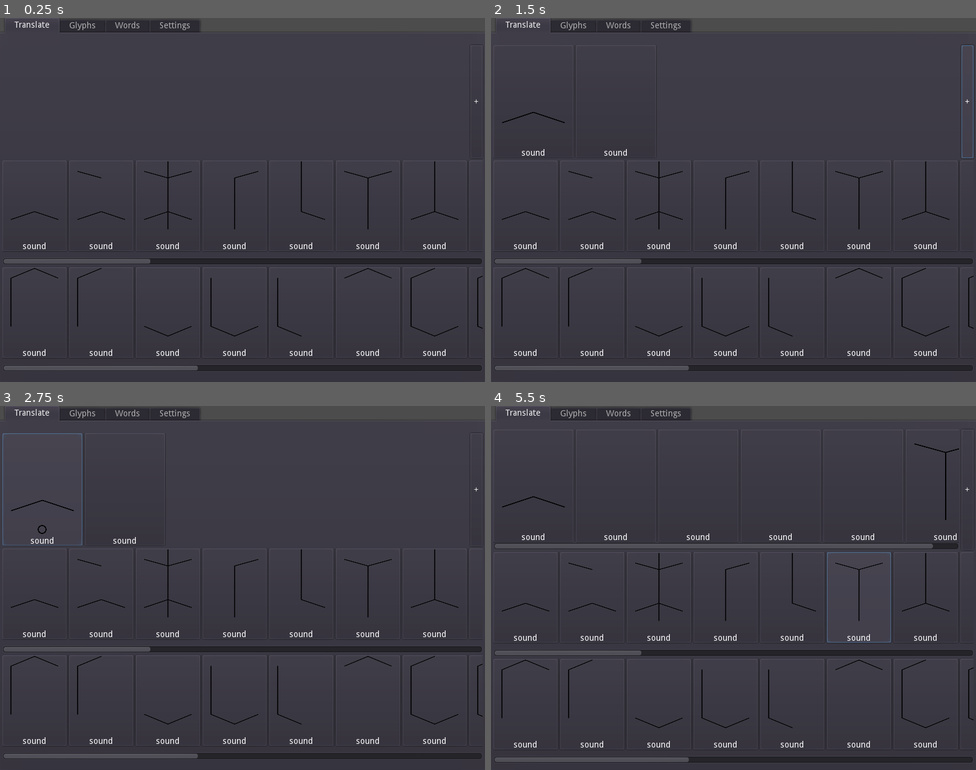
Above: before the commit, frames 1-4 (two rows, left to right).
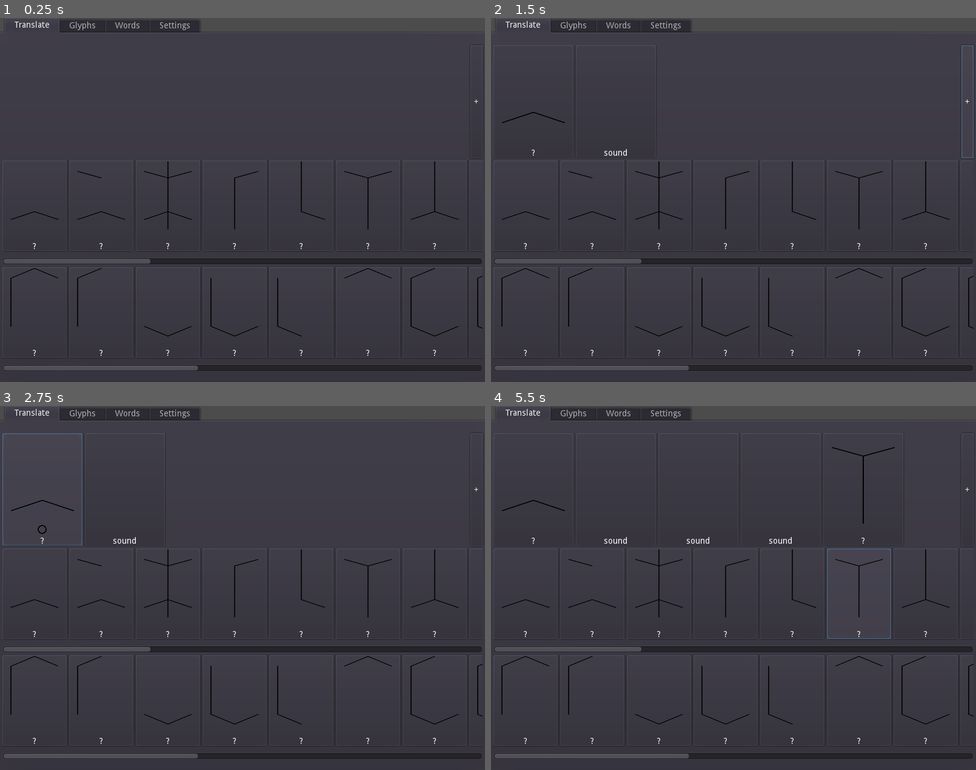
Above: after the commit, the same moments.

Repository: avn-0216-m/sphennec
Game: Godot game, scene res://DragTest.tscn
Same seed, same stepped clock (60 frames per second), same inputs: the game is played once before the commit and once after it.
Inputs (mouse positions are in pixels of both pictures, inside the frame that each line leads up to):
- Up to frame 1 (0.25 s): no input
- Up to frame 2 (1.5 s): click (524, 207) at 0.52 s; click "+" at 1.25 s
- Up to frame 3 (2.75 s): click (43, 489) at 2.02 s
- Up to frame 4 (5.5 s): click "+" at 2.75 s; click (534, 489) at 3.52 s; click "+" at 4.25 s; tap Enter (ui_accept) at 5 s; move the mouse to (840, 569) at 5.02 s; hold Enter (ui_accept) from 5.03 s (still down); click (840, 569) at 5.17 s

The runs differ from the first frame. In frame 1, 0.5% of the frame differs, in the area x 4-92%, y 61-93%; in frame 2, 0.6%; in frame 3, 0.6%; in frame 4, 4.9%, in the area x 0-100%, y 7-98%.

Commit message:
translation qol shtuff

Diff:
--- a/DATA.gd
+++ b/DATA.gd
@@ -47,6 +47,10 @@
 	Glyph.new(preload("res://glyphs/Outer 18.png"), Glyph.Type.OUTER)
 ]
 
+var words: Array = [
+
+]
+
 func _ready():
 	load_from_file()
 
@@ -60,26 +64,9 @@
 # check if whole byte is the same as the inner OR the outer
 # if it is, then the glyph is only representing one phenome and the flip value can be ignored
 
-func unflip(byte):
-	return "0" + byte.substr(1)
-
-func check_byte_length(byte):
-	return len(byte) == 13
-
-func get_inner_byte(byte):
-	if not check_byte_length(byte): return
-	return "0" + "00000" + byte.substr(6)
-
-func get_outer_byte(byte):
-	if not check_byte_length(byte): return
-	return "0" + byte.substr(1,5) + "0000000"
-
-func get_flip_byte(byte):
-	if not check_byte_length(byte): return
-	return byte.substr(0,1) + "000000000000"
-
-func is_flipped(byte):
-	return byte.substr(0,1) == "1"
+func update_all():
+	for glyphCard in get_tree().get_nodes_in_group("Update"):
+		glyphCard.update()
 
 func set_translation(key, value):
 	return
--- a/DragTest.tscn
+++ b/DragTest.tscn
@@ -1,7 +1,8 @@
-[gd_scene load_steps=4 format=2]
+[gd_scene load_steps=5 format=2]
 
 [ext_resource path="res://GlyphsTab.gd" type="Script" id=1]
 [ext_resource path="res://AutoSave.gd" type="Script" id=2]
+[ext_resource path="res://StuffAdder.gd" type="Script" id=3]
 [ext_resource path="res://TranslateTab.gd" type="Script" id=4]
 
 [node name="Sphennec" type="Control"]
@@ -85,6 +86,43 @@
 margin_bottom = 160.0
 rect_min_size = Vector2( 0, 160 )
 size_flags_vertical = 0
+
+[node name="TabContainer2" type="TabContainer" parent="TabContainer/Translate"]
+visible = false
+anchor_right = 1.0
+anchor_bottom = 1.0
+margin_top = 226.0
+margin_bottom = -4.0
+rect_min_size = Vector2( 300, 300 )
+size_flags_horizontal = 3
+size_flags_vertical = 3
+script = ExtResource( 3 )
+
+[node name="Inner" type="Tabs" parent="TabContainer/Translate/TabContainer2"]
+anchor_right = 1.0
+anchor_bottom = 1.0
+margin_left = 4.0
+margin_top = 32.0
+margin_right = -4.0
+margin_bottom = -4.0
+
+[node name="Outer" type="Tabs" parent="TabContainer/Translate/TabContainer2"]
+visible = false
+anchor_right = 1.0
+anchor_bottom = 1.0
+margin_left = 4.0
+margin_top = 32.0
+margin_right = -4.0
+margin_bottom = -4.0
+
+[node name="Words" type="Tabs" parent="TabContainer/Translate/TabContainer2"]
+visible = false
+anchor_right = 1.0
+anchor_bottom = 1.0
+margin_left = 4.0
+margin_top = 32.0
+margin_right = -4.0
+margin_bottom = -4.0
 
 [node name="Glyphs" type="Tabs" parent="TabContainer"]
 visible = false
@@ -183,5 +221,7 @@
 autostart = true
 
 [connection signal="pressed" from="TabContainer/Translate/VBoxContainer/HBoxContainer2/AddNew" to="TabContainer/Translate" method="add_new_glyph"]
+[connection signal="mouse_entered" from="TabContainer/Translate/TabContainer2" to="TabContainer/Translate/TabContainer2" method="mouse_entered"]
+[connection signal="mouse_exited" from="TabContainer/Translate/TabContainer2" to="TabContainer/Translate/TabContainer2" method="mouse_exited"]
 [connection signal="toggled" from="TabContainer/Settings/VBoxContainer/AutoSave" to="TabContainer/Settings/VBoxContainer/AutoSave" method="toggle"]
 [connection signal="timeout" from="TabContainer/Settings/VBoxContainer/AutoSave/Timer" to="TabContainer/Settings/VBoxContainer/AutoSave" method="timer_done"]
--- a/Glyph2.gd
+++ b/Glyph2.gd
@@ -24,19 +24,25 @@
 
 func update():
 
-	# --- General Stuff ---
 	# Set flip circle visibility
 	$ColorRect/VBoxContainer/CenterContainer/FlipCircle.visible = flipped
 
+	# Glyph line colour
 	$ColorRect/VBoxContainer/Glyphs/.modulate = DATA.glyphColor
 	$ColorRect/VBoxContainer/Glyphs/.modulate = DATA.glyphColor
 	$ColorRect/VBoxContainer/CenterContainer/FlipCircle.modulate = DATA.glyphColor
 
+	# Setting glyph information
 	if outerGlyph != null:
 		$ColorRect/VBoxContainer/Glyphs/Outer.texture = outerGlyph.texture
+		$ColorRect/VBoxContainer/Label.text = outerGlyph.sound.text
+		$ColorRect.hint_tooltip = "'" + outerGlyph.sound.text + "' like '" + outerGlyph.sound.example + "'"
 	if innerGlyph != null:
 		$ColorRect/VBoxContainer/Glyphs/Inner.texture = innerGlyph.texture
+		$ColorRect/VBoxContainer/Label.text = innerGlyph.sound.text
+		$ColorRect.hint_tooltip = "'" + innerGlyph.sound.text + "' like '" + innerGlyph.sound.example + "'"
 	if outerGlyph != null and innerGlyph != null:
+		$ColorRect.hint_tooltip = ""
 		if not flipped:
 			$ColorRect/VBoxContainer/Label.text = innerGlyph.sound.text + "-" + outerGlyph.sound.text
 		else:
@@ -79,10 +85,9 @@
 	#Working under the assumption that editable glyphs only have an inner or an outer...
 	get_active_glyph().sound = newSound
 	$ColorRect/Popup.visible = false
-	update()
+	DATA.update_all()
 
-func text_entry(event: InputEvent):
-	if not event.is_action_pressed("ui_accept"): return
+func text_entry(new_text: String):
 	save_definition()
 
 #func mouse_entered():
@@ -98,10 +103,13 @@
 
 
 func gui_input(event):
-	return
-	# used to handle right clicks.
+	if mode != Mode.TRANSLATE: return
+	if event is InputEventMouseButton and event.button_index == BUTTON_RIGHT:
+		queue_free()
+	# used to handle right clicks (to delete) only for translation mode
 
-
+func enable_right_clicks():
+	$ColorRect.button_mask = BUTTON_MASK_LEFT | BUTTON_MASK_RIGHT
 
 
 func button_pressed():
--- a/Glyph2.tscn
+++ b/Glyph2.tscn
@@ -5,7 +5,7 @@
 [ext_resource path="res://glyphs/flipcircle.png" type="Texture" id=3]
 [ext_resource path="res://FlipCircle.tres" type="Theme" id=6]
 
-[node name="AspectRatioContainer" type="AspectRatioContainer"]
+[node name="AspectRatioContainer" type="AspectRatioContainer" groups=["Update"]]
 anchor_left = 0.5
 anchor_top = 0.5
 anchor_right = 0.5
@@ -28,7 +28,7 @@
 rect_min_size = Vector2( 99, 139.5 )
 size_flags_horizontal = 3
 size_flags_vertical = 3
-button_mask = 3
+shortcut_in_tooltip = false
 script = ExtResource( 2 )
 
 [node name="Popup" type="PopupMenu" parent="ColorRect"]
--- /dev/null
+++ b/StuffAdder.gd
@@ -0,0 +1,22 @@
+extends TabContainer
+
+var show_pos: Vector2 = Vector2(0, 260)
+var hide_pos: Vector2 = Vector2(0, 540)
+
+
+# Called when the node enters the scene tree for the first time.
+func _ready():
+	pass # Replace with function body.
+
+
+# Called every frame. 'delta' is the elapsed time since the previous frame.
+#func _process(delta):
+#	pass
+
+
+func mouse_entered():
+	rect_position = show_pos
+
+
+func mouse_exited():
+	rect_position = hide_pos
--- a/TranslateTab.gd
+++ b/TranslateTab.gd
@@ -9,6 +9,7 @@
 		var glyphObj = glyphSrc.instance()
 		glyphObj.set_glyph(glyph)
 		glyphObj.set_mode(2)
+		glyphObj.enable_right_clicks()
 		glyphObj.rect_min_size = Vector2(531,745) * scale
 		glyphObj.connect("append_glyph", self, "append_glyph")
 		if glyph.type == Glyph.Type.INNER:
@@ -25,4 +26,9 @@
 	$"VBoxContainer/HBoxContainer2/Glyph Editor/HBoxContainer".add_child(glyphObj)
 
 func append_glyph(glyph: Glyph):
-	add_new_glyph(glyph)
+
+	var mostRecentGlyph = $"VBoxContainer/HBoxContainer2/Glyph Editor/HBoxContainer".get_children().back()
+	if mostRecentGlyph == null: add_new_glyph(glyph)
+	elif glyph.type == glyph.Type.INNER and mostRecentGlyph.innerGlyph == null: mostRecentGlyph.set_glyph(glyph)
+	elif glyph.type == glyph.Type.OUTER and mostRecentGlyph.outerGlyph == null: mostRecentGlyph.set_glyph(glyph)
+	else: add_new_glyph(glyph)
--- /dev/null
+++ b/Word.tscn
@@ -0,0 +1,94 @@
+[gd_scene load_steps=4 format=2]
+
+[ext_resource path="res://Glyph2.gd" type="Script" id=1]
+[ext_resource path="res://glyphs/flipcircle.png" type="Texture" id=3]
+[ext_resource path="res://FlipCircle.tres" type="Theme" id=6]
+
+[node name="ColorRect" type="Button"]
+margin_right = 1927.0
+margin_bottom = 745.0
+rect_min_size = Vector2( 99, 139.5 )
+size_flags_horizontal = 3
+size_flags_vertical = 3
+shortcut_in_tooltip = false
+
+[node name="VBoxContainer" type="VBoxContainer" parent="."]
+anchor_right = 1.0
+anchor_bottom = 1.0
+custom_constants/separation = 0
+
+[node name="Glyphs" type="Control" parent="VBoxContainer"]
+margin_right = 1927.0
+margin_bottom = 711.0
+mouse_filter = 1
+size_flags_horizontal = 3
+size_flags_vertical = 3
+
+[node name="Inner" type="TextureRect" parent="VBoxContainer/Glyphs"]
+anchor_right = 1.0
+anchor_bottom = 1.0
+size_flags_horizontal = 3
+size_flags_vertical = 3
+expand = true
+stretch_mode = 6
+
+[node name="Outer" type="TextureRect" parent="VBoxContainer/Glyphs"]
+anchor_right = 1.0
+anchor_bottom = 1.0
+expand = true
+stretch_mode = 6
+
+[node name="CenterContainer" type="CenterContainer" parent="VBoxContainer"]
+margin_top = 711.0
+margin_right = 1927.0
+margin_bottom = 726.0
+rect_min_size = Vector2( 0, 15 )
+
+[node name="FlipCircle" type="TextureRect" parent="VBoxContainer/CenterContainer"]
+visible = false
+margin_left = 956.0
+margin_right = 971.0
+margin_bottom = 15.0
+rect_min_size = Vector2( 15, 15 )
+size_flags_horizontal = 0
+size_flags_vertical = 0
+theme = ExtResource( 6 )
+texture = ExtResource( 3 )
+expand = true
+stretch_mode = 6
+
+[node name="Spacer" type="Control" parent="VBoxContainer"]
+margin_top = 726.0
+margin_right = 1927.0
+margin_bottom = 731.0
+rect_min_size = Vector2( 0, 5 )
+
+[node name="Label" type="Label" parent="VBoxContainer"]
+margin_top = 731.0
+margin_right = 1927.0
+margin_bottom = 745.0
+text = "sound"
+align = 1
+
+[node name="AspectRatioContainer" type="AspectRatioContainer" parent="." groups=["Update"]]
+anchor_left = 0.5
+anchor_top = 0.5
+anchor_right = 0.5
+anchor_bottom = 0.5
+margin_left = -265.5
+margin_top = -372.5
+margin_right = 265.5
+margin_bottom = 372.5
+rect_min_size = Vector2( 132, 186 )
+mouse_filter = 2
+size_flags_horizontal = 0
+size_flags_vertical = 0
+ratio = 0.712
+script = ExtResource( 1 )
+
+[node name="Tween" type="Tween" parent="AspectRatioContainer"]
+
+[connection signal="gui_input" from="." to="AspectRatioContainer" method="gui_input"]
+[connection signal="mouse_entered" from="." to="AspectRatioContainer" method="mouse_entered"]
+[connection signal="mouse_exited" from="." to="AspectRatioContainer" method="mouse_exited"]
+[connection signal="pressed" from="." to="AspectRatioContainer" method="button_pressed"]
--- /dev/null
+++ b/classes/WordClass.gd
@@ -0,0 +1,16 @@
+extends Node
+
+
+# Declare member variables here. Examples:
+# var a = 2
+# var b = "text"
+
+
+# Called when the node enters the scene tree for the first time.
+func _ready():
+	pass # Replace with function body.
+
+
+# Called every frame. 'delta' is the elapsed time since the previous frame.
+#func _process(delta):
+#	pass
--- a/project.godot
+++ b/project.godot
@@ -12,12 +12,12 @@
 "base": "Node",
 "class": "Glyph",
 "language": "GDScript",
-"path": "res://GlyphClass.gd"
+"path": "res://classes/GlyphClass.gd"
 }, {
 "base": "Node",
 "class": "Sound",
 "language": "GDScript",
-"path": "res://SoundClass.gd"
+"path": "res://classes/SoundClass.gd"
 }, {
 "base": "Tabs",
 "class": "SphennecTabs",
Renamed: GlyphClass.gd -> classes/GlyphClass.gd
Renamed: SoundClass.gd -> classes/SoundClass.gd
